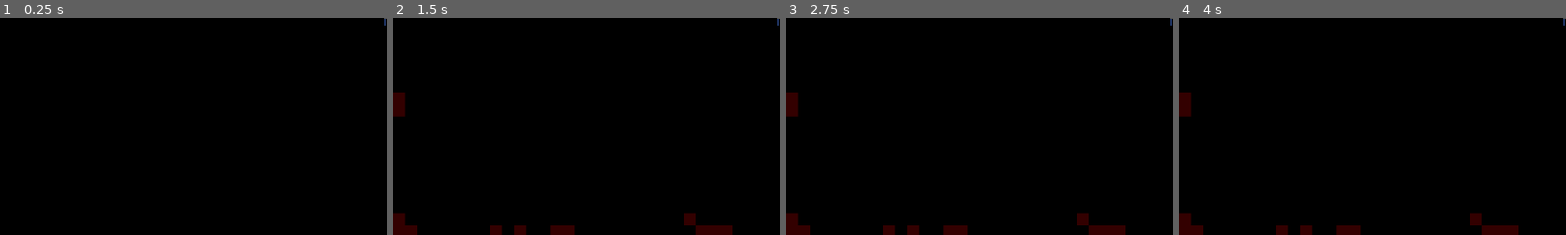
Above: before the commit, frames 1-4 (left to right).
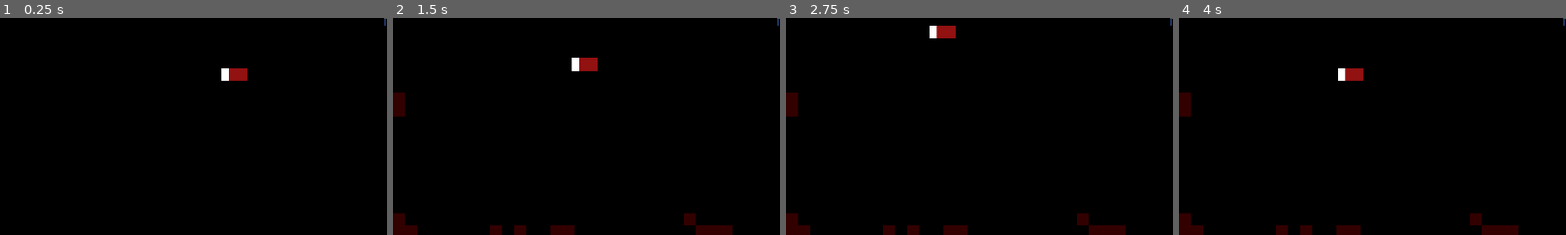
Above: after the commit, the same moments.

Repository: SIN-Studios/Greed
Game: Godot game, scene res://Levels/test_level.tscn
The game is run twice, just before and just after one commit, with the same random seed, the same clock (stepped at 60 frames per second) and the same inputs. This scene is started directly instead of the project's main scene.
Inputs (mouse positions are % of the whole screen's width and height, from its top left):
- Up to frame 1 (0.25 s): no input
- Up to frame 2 (1.5 s): tap Enter at 0.5 s; move the mouse to (72, 45) at 0.52 s; hold D (move_right) 0.53-1.28 s; hold E (interact) 0.53-1.28 s; move the mouse to (30, 55) at 1.27 s; hold S (move_backward) from 1.28 s (still down); tap Up (damage) at 1.35 s
- Up to frame 3 (2.75 s): tap E (interact) at 1.55 s; move the mouse to (60, 28) at 2.02 s; release S (move_backward) at 2.03 s; hold D (move_right) from 2.03 s (still down); hold E (interact) from 2.03 s (still down); tap Left (eat) at 2.1 s
- Up to frame 4 (4 s): move the mouse to (45, 70) at 2.77 s; release D (move_right) at 2.78 s; release E (interact) at 2.78 s; hold W (move_forward) 2.78-3.53 s; tap E (interact) at 2.85 s; move the mouse to (80, 65) at 3.52 s; hold A (move_left) from 3.53 s (still down); hold E (interact) from 3.53 s (still down); click (80, 65) at 3.6 s
The pictures show only the part of the screen within x 0-50%, y 49-99%; the shares and areas given below are measured in that part.

The runs differ from the first frame. In frame 1, 0.4% of the frame differs, in the area x 57-65%, y 22-30%; in frame 2, 0.4%, in the area x 46-53%, y 18-25%; in frame 3, 0.4%; in frame 4, 0.4%.

Commit message:
bed working up to getting in it

Diff:
--- /dev/null
+++ b/Project/Assets/interaction.gd
@@ -0,0 +1,34 @@
+extends Node2D
+
+var interaction_progress: int = 0
+var label_visible: bool = false
+var can_interact: bool = false
+
+
+func _process(_delta: float) -> void:
+	if not label_visible:
+		$Label.visible = false
+	else:
+		label_visible = false
+
+func interaction_in_range():
+	label_visible = true
+	$Label.visible = true
+	if Input.is_action_just_pressed("interact"):
+		can_interact = true
+	if Input.is_action_just_released("interact"):
+		can_interact = false
+
+	if Input.is_action_pressed("interact") and can_interact:
+		interact()
+	else:
+		interaction_progress = 0
+		$Label/ColorRect.scale.x = 0
+
+func interact():
+	interaction_progress += 1
+	$Label/ColorRect.scale.x = float(interaction_progress) / 50.0
+	if interaction_progress == 50:
+		if owner.has_method("interacted_with"):
+			owner.interacted_with()
+		interaction_progress = 0
--- /dev/null
+++ b/Project/Assets/interaction.tscn
@@ -0,0 +1,34 @@
+[gd_scene format=3 uid="uid://l6u2hn17t861"]
+
+[ext_resource type="Script" uid="uid://1n4vr7k52ngr" path="res://Assets/interaction.gd" id="1_xsffv"]
+
+[sub_resource type="CircleShape2D" id="CircleShape2D_mfe32"]
+
+[node name="interaction" type="Node2D" unique_id=1391498403]
+script = ExtResource("1_xsffv")
+
+[node name="Label" type="Label" parent="." unique_id=704071601]
+anchors_preset = 2
+anchor_top = 1.0
+anchor_bottom = 1.0
+offset_top = -23.0
+offset_right = 130.0
+grow_vertical = 0
+text = "Hold E to"
+
+[node name="ColorRect" type="ColorRect" parent="Label" unique_id=20821968]
+layout_mode = 1
+anchors_preset = 15
+anchor_right = 1.0
+anchor_bottom = 1.0
+grow_horizontal = 2
+grow_vertical = 2
+scale = Vector2(1e-05, 1)
+color = Color(0, 0, 0, 0.43529412)
+
+[node name="Area2D" type="Area2D" parent="." unique_id=1537694048 groups=["interactables"]]
+collision_layer = 16
+collision_mask = 0
+
+[node name="CollisionShape2D" type="CollisionShape2D" parent="Area2D" unique_id=903996742]
+shape = SubResource("CircleShape2D_mfe32")
--- /dev/null
+++ b/Project/Assets/item.gd
@@ -0,0 +1,5 @@
+extends Node2D
+
+func interacted_with():
+	SignalManager.player_picks_up_item.emit()
+	queue_free()
--- /dev/null
+++ b/Project/Assets/item.tscn
@@ -0,0 +1,20 @@
+[gd_scene format=3 uid="uid://cdg0mgghwb7fy"]
+
+[ext_resource type="Script" uid="uid://cuk8g8o5tm540" path="res://Assets/item.gd" id="1_ov0ng"]
+[ext_resource type="Texture2D" uid="uid://bxvua0gasaqjd" path="res://icon.svg" id="2_j410p"]
+[ext_resource type="PackedScene" uid="uid://l6u2hn17t861" path="res://Assets/interaction.tscn" id="3_j410p"]
+
+[node name="item" type="Node2D" unique_id=1286413482 groups=["items"]]
+script = ExtResource("1_ov0ng")
+
+[node name="Sprite2D" type="Sprite2D" parent="." unique_id=464780554]
+rotation = -1.5707964
+scale = Vector2(0.1, 0.1)
+texture = ExtResource("2_j410p")
+
+[node name="interaction" parent="." unique_id=1391498403 instance=ExtResource("3_j410p")]
+
+[node name="Label" parent="interaction" index="0" unique_id=704071601]
+text = "Hold E to pick up"
+
+[editable path="interaction"]
--- /dev/null
+++ b/Project/Levels/Base/bed.gd
@@ -0,0 +1,5 @@
+extends Node2D
+
+func interacted_with():
+	print("yay")
+	SignalManager.player_go_to_sleep.emit(self)
--- /dev/null
+++ b/Project/Levels/Base/bed.tscn
@@ -0,0 +1,32 @@
+[gd_scene format=3 uid="uid://bojvsu82a50d3"]
+
+[ext_resource type="Script" uid="uid://b5cmq32ht0k1a" path="res://Levels/Base/bed.gd" id="1_hx305"]
+[ext_resource type="Texture2D" uid="uid://qrg21wimh0bo" path="res://Seth designs/bed.png" id="2_8dj80"]
+[ext_resource type="PackedScene" uid="uid://l6u2hn17t861" path="res://Assets/interaction.tscn" id="3_8dj80"]
+
+[sub_resource type="PhysicsMaterial" id="PhysicsMaterial_g0den"]
+
+[sub_resource type="RectangleShape2D" id="RectangleShape2D_4k50d"]
+size = Vector2(32, 64)
+
+[node name="bed" type="Node2D" unique_id=1666831885]
+script = ExtResource("1_hx305")
+
+[node name="Sprite2D" type="Sprite2D" parent="." unique_id=1284564963]
+position = Vector2(9.536743e-07, -5.9604645e-08)
+rotation = 1.5707964
+texture = ExtResource("2_8dj80")
+
+[node name="bed_collision" type="StaticBody2D" parent="." unique_id=959963479]
+collision_mask = 12
+physics_material_override = SubResource("PhysicsMaterial_g0den")
+
+[node name="CollisionShape2D" type="CollisionShape2D" parent="bed_collision" unique_id=1371926322]
+shape = SubResource("RectangleShape2D_4k50d")
+
+[node name="interaction" parent="." unique_id=1391498403 instance=ExtResource("3_8dj80")]
+
+[node name="Label" parent="interaction" index="0" unique_id=704071601]
+text = "Hold E to sleep"
+
+[editable path="interaction"]
--- a/Project/Levels/test_level.tscn
+++ b/Project/Levels/test_level.tscn
@@ -1,8 +1,12 @@
 [gd_scene format=3 uid="uid://bfgyopghckhci"]
 
 [ext_resource type="PackedScene" uid="uid://xu8pjhossg40" path="res://Player/player.tscn" id="1_2ytpj"]
+[ext_resource type="PackedScene" uid="uid://bojvsu82a50d3" path="res://Levels/Base/bed.tscn" id="2_00vsl"]
 
 [node name="test_level" type="Node2D" unique_id=428871611]
 
 [node name="player" parent="." unique_id=1334899193 instance=ExtResource("1_2ytpj")]
 position = Vector2(379, -134)
+
+[node name="bed" parent="." unique_id=1666831885 instance=ExtResource("2_00vsl")]
+rotation = -1.5707964
--- a/Project/Player/hands.gd
+++ b/Project/Player/hands.gd
@@ -1,6 +1,6 @@
 extends Node2D
 
-var items_are_in_range: bool = false
+var interaction_in_range: bool = false
 var previous_item: Node2D = null
 
 
@@ -8,34 +8,34 @@
 	look_at(get_global_mouse_position())
 	if Input.is_action_just_pressed("left_click"):
 		pass
-	if items_are_in_range:
-		test_for_pickup()
+	if interaction_in_range:
+		test_for_interact()
 
 func _on_interaction_range_area_shape_entered(_area_rid: RID, area: Area2D, _area_shape_index: int, _local_shape_index: int) -> void:
-	if is_instance_valid(area) and area.is_in_group("items"):
-		items_are_in_range = true
+	if is_instance_valid(area) and area.is_in_group("interactables"):
+		interaction_in_range = true
 
 func _on_interaction_range_area_shape_exited(_area_rid: RID, area: Area2D, _area_shape_index: int, _local_shape_index: int) -> void:
-	if is_instance_valid(area) and area.is_in_group("items") and $interaction_range.get_overlapping_areas().is_empty():
-		items_are_in_range = false
+	if is_instance_valid(area) and area.is_in_group("interactables") and $interaction_range.get_overlapping_areas().is_empty():
+		interaction_in_range = false
 
 
-func test_for_pickup():
-	var overlapping_items = $interaction_range.get_overlapping_areas()
-	var closest_item: Node2D = null
+func test_for_interact():
+	var overlapping_interactables = $interaction_range.get_overlapping_areas()
+	var closest_interactable: Node2D = null
 	var smallest_distance: float = INF
 
-	for item in overlapping_items:
-		var distance: float = global_position.distance_squared_to(item.global_position)
+	for interactable in overlapping_interactables:
+		var distance: float = global_position.distance_squared_to(interactable.global_position)
 		if distance < smallest_distance:
 			smallest_distance = distance
-			closest_item = item
+			closest_interactable = interactable
 
-	if not is_instance_valid(closest_item):
+	if not is_instance_valid(closest_interactable):
 		return
-	if not is_instance_valid(closest_item.owner):
+	if not is_instance_valid(closest_interactable.owner):
 		return
 
 
-	if closest_item.owner.has_method("item_in_range"):
-		closest_item.owner.item_in_range()
+	if closest_interactable.owner.has_method("interaction_in_range"):
+		closest_interactable.owner.interaction_in_range()
--- a/Project/Player/item.gd
+++ /dev/null
@@ -1,49 +0,0 @@
-extends Node2D
-
-var player: CharacterBody2D
-var player_in_range: bool = false
-var pickup: int = 0
-var label_visible: bool = false
-var can_interact: bool = false
-
-
-func _ready() -> void:
-	player = get_tree().get_first_node_in_group("player")
-
-
-func _on_interaction_range_body_entered(body: Node2D) -> void:
-	if body == player:
-		player_in_range = true
-
-func _on_interaction_range_body_exited(body: Node2D) -> void:
-	if body == player:
-		player_in_range = false
-
-
-func _process(_delta: float) -> void:
-	if not label_visible:
-		$Label.visible = false
-	else:
-		label_visible = false
-
-func item_in_range():
-	label_visible = true
-	$Label.visible = true
-	if Input.is_action_just_pressed("interact"):
-		can_interact = true
-	if Input.is_action_just_released("interact"):
-		can_interact = false
-
-	if Input.is_action_pressed("interact") and can_interact:
-		pickup_item()
-	else:
-		pickup = 0
-		$Label/ColorRect.scale.x = 0
-
-func pickup_item():
-	pickup += 1
-	$Label/ColorRect.scale.x = float(pickup) / 50.0
-	if pickup == 50:
-		SignalManager.player_picks_up_item.emit()
-		queue_free()
-		pickup = 0
--- a/Project/Player/player.gd
+++ b/Project/Player/player.gd
@@ -10,6 +10,7 @@
 func _ready() -> void:
 	SignalManager.player_take_damage.connect(take_damage)
 	SignalManager.player_dies.connect(die)
+	SignalManager.player_go_to_sleep.connect(sleep)
 
 func _process(delta: float) -> void:
 	if time_till_regen > 0:
@@ -46,3 +47,9 @@
 
 func die():
 	get_tree().quit()
+
+
+func sleep(bed):
+	set_physics_process(false)
+	global_position = bed.global_position
+	rotation = bed.rotation
--- a/Project/Scripts/signal_manager.gd
+++ b/Project/Scripts/signal_manager.gd
@@ -8,3 +8,4 @@
 signal player_update_calories
 signal player_dies
 signal new_day
+signal player_go_to_sleep
--- a/Project/project.godot
+++ b/Project/project.godot
@@ -32,7 +32,7 @@
 
 player=""
 enemy=""
-items=""
+interactables=""
 
 [input]
 
@@ -104,7 +104,7 @@
 2d_physics/layer_2="Enviroment Parsable"
 2d_physics/layer_3="Player"
 2d_physics/layer_4="Enemies"
-2d_physics/layer_5="Items"
+2d_physics/layer_5="Interactables"
 
 [physics]
 
Not shown, added: Project/Assets/interaction.gd.uid
Renamed: Project/Player/item.gd.uid -> Project/Assets/item.gd.uid
Not shown, added: Project/Levels/Base/bed.gd.uid
Renamed: Project/Levels/homebase.tscn -> Project/Levels/Base/homebase.tscn
Not shown, added: Project/Seth designs/bed.png.import
